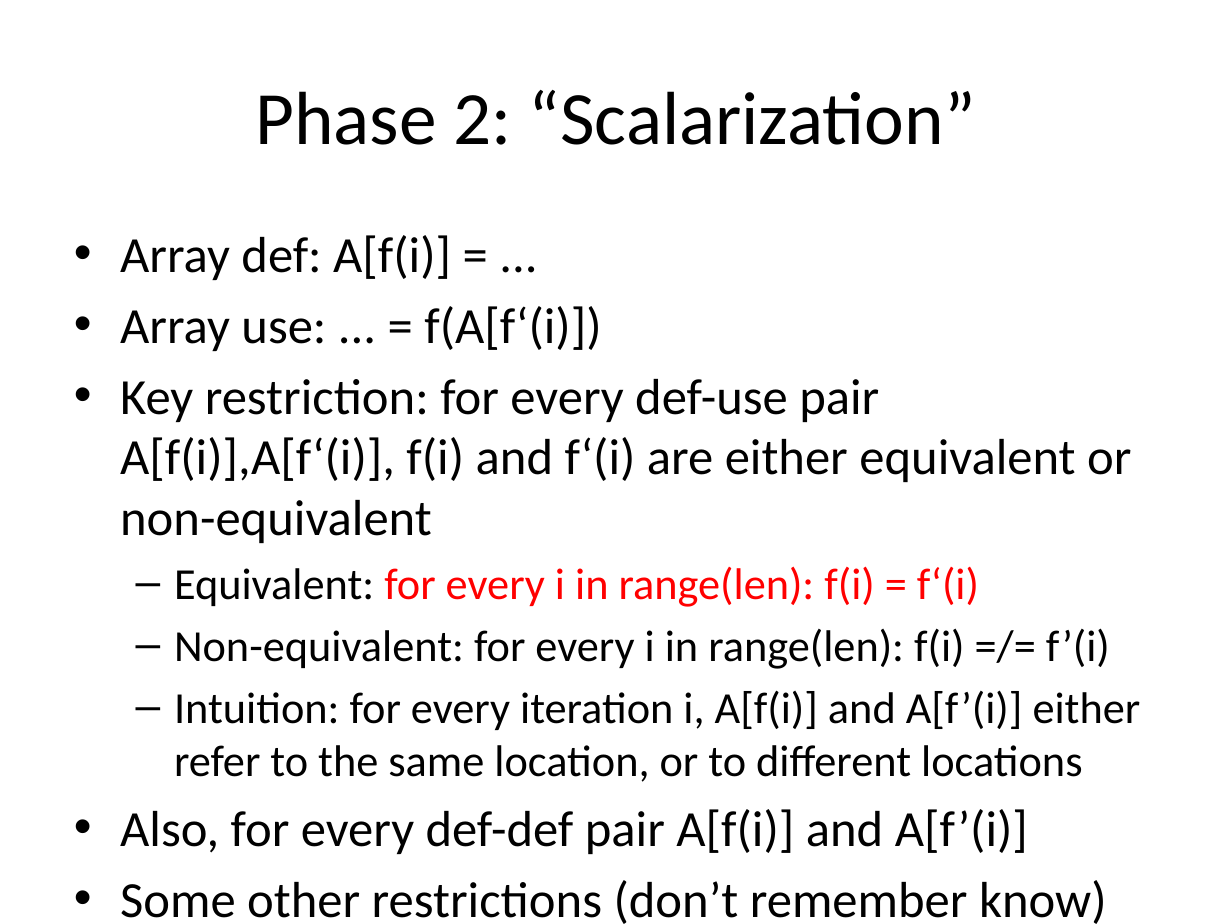
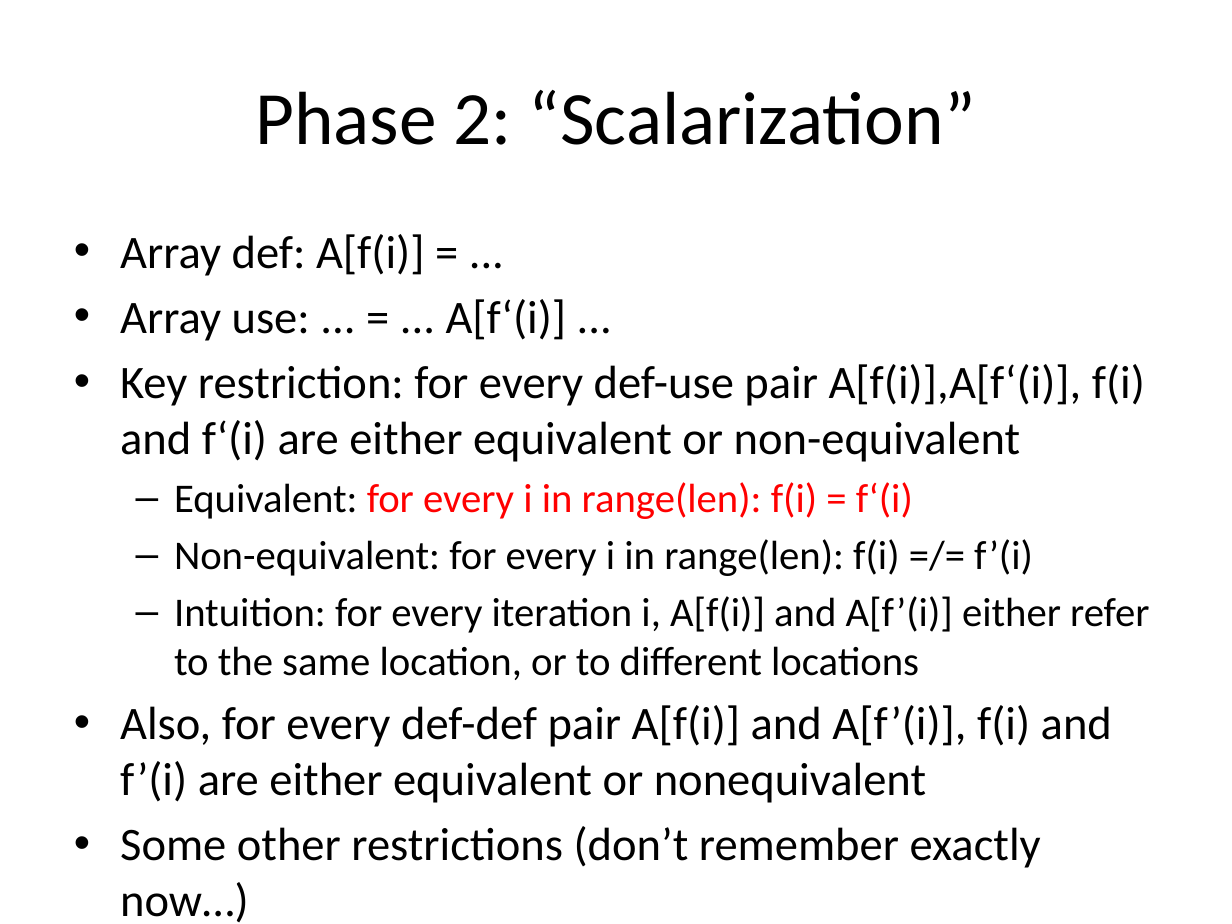
Before and after one commit to milana2/ParallelizationForMPC, a slide deck: slide 13 of MPC_Compiler_Misc_Notes.pptx. Drawn at 1232x924 pixels with LibreOffice and Linux fonts; fonts in the diff are those of the drawing. Boxes give left, top, right and bottom in pixels: in the first picture for what was removed or moved away, otherwise in the second. Text is boxed around its words. In the diff, an @@ line names an element or a change of style, - is before the commit and + after.

```diff
--- a/MPC_Compiler_Misc_Notes.pptx
+++ b/MPC_Compiler_Misc_Notes.pptx
@@ text at [120, 234, 1149, 680]: size 29.6 to 27.2 pt in "Array def: A[f(i)] = ...", "Key restriction: for every def-use pair A[f(i)],A[f‘(i)], ..."; size 25.9 to 23.8 pt in "Equivalent: for every i in range(len): f(i) ...", "Non-equivalent: for every i in range(len): f(i) ...", "Intuition: for every iteration i, A[f(i)] and ..." @@
@@ text at [120, 299, 567, 341]: text changed; size 29.6 to 27.2 pt @@
-• Array use: ... = f(A[f‘(i)])
+• Array use: ... = ... A[f‘(i)] ...
@@ text at [120, 705, 1112, 803]: text changed; size 29.6 to 27.2 pt @@
-• Also, for every def-def pair A[f(i)] and A[f’(i)]
-• Some other restrictions (don’t remember know)
+• Also, for every def-def pair A[f(i)] and A[f’(i)], f(i) and f’(i) are either equivalent or nonequivalent
+• Some other restrictions (don’t remember exactly now…)
```
Also in this commit, not shown: 4 other slides changed.
